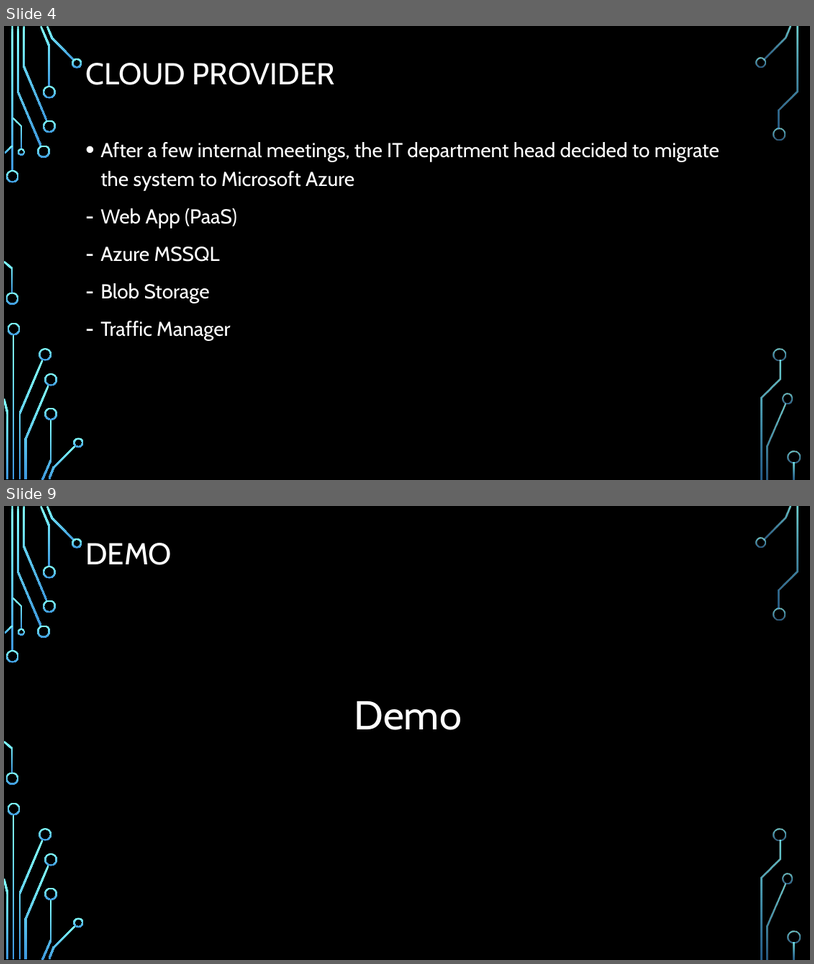
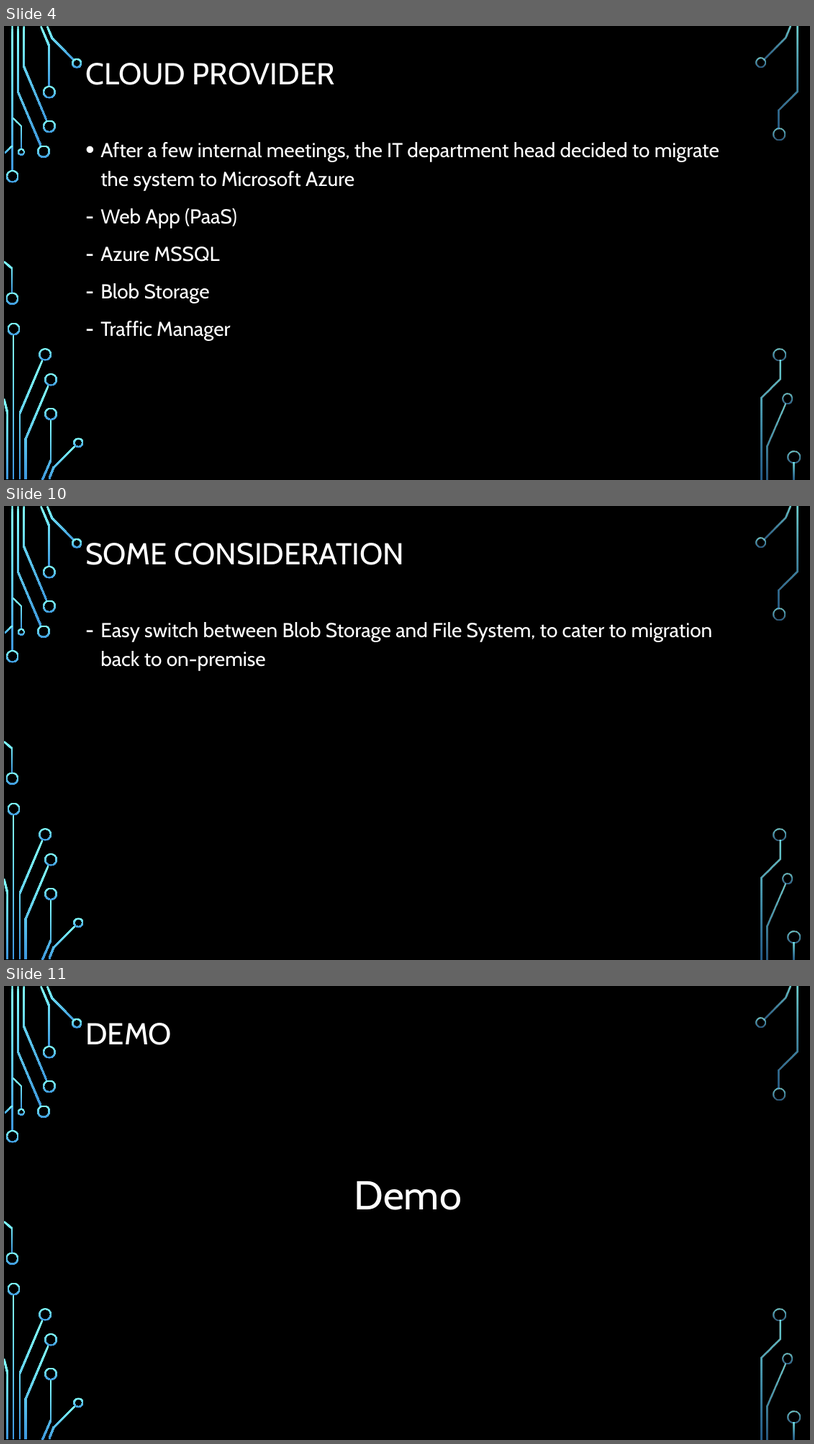
Before and after one commit to chenghao1983/c6c1d99d-502e-4a47-b8f5-35181e48b4fa_PT4, a slide deck: Doc/Active Learning on the Cloud - PT4.pptx. Shown one above the other, each under a label of ours: slides 4 and 9 before the commit, slides 4, 10 and 11 after it; the slides between them are not shown. The pictures are 814x964 and 814x1444 pixels, drawn with LibreOffice and Linux fonts; fonts in the diff are those of the drawing; background and template pictures are left out. Boxes give left, top, right and bottom in pixels: in the first picture for what was removed or moved away, otherwise in the second. Text is boxed around its words. In the diff, an @@ line names an element or a change of style, - is before the commit and + after.

```diff
--- a/Doc/Active Learning on the Cloud - PT4.pptx
+++ b/Doc/Active Learning on the Cloud - PT4.pptx
@@ slide 10 added at (4,506,810,960), background picture (left out); not listed: 36 template elements that a slide beside it also shows @@
@@ title added at (85,543,404,565), 36 pt, text #FFFFFF @@
+SOME CONSIDERATION
@@ text added at (100,622,713,671), 24 pt, text #FFFFFF @@
+– Easy switch between Blob Storage and File System, to cater to migration back to on-premise
@@ what was slide 9 is now slide 11 @@
```
Also in this commit, not shown: 4 slides changed, 1 other slide added.
